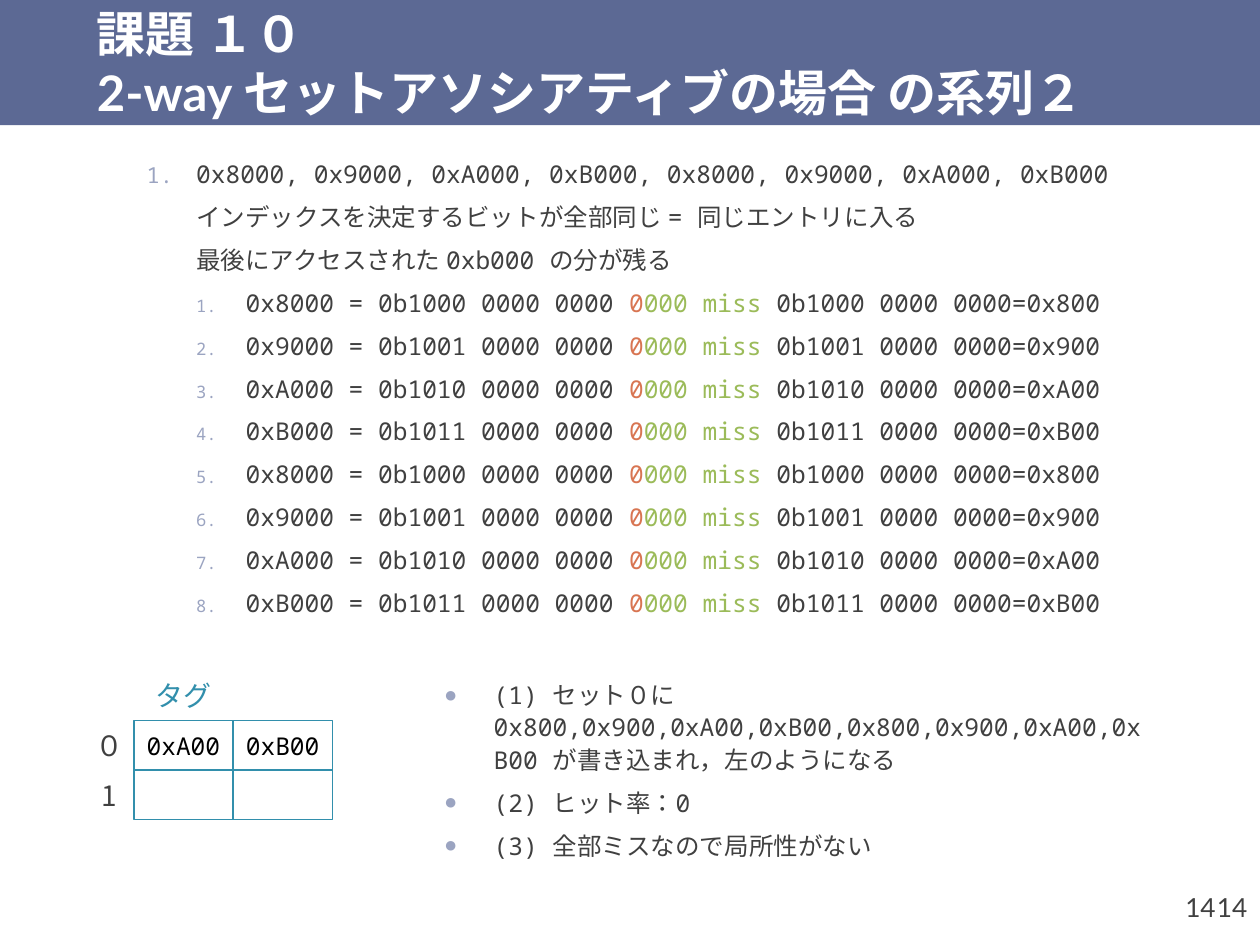
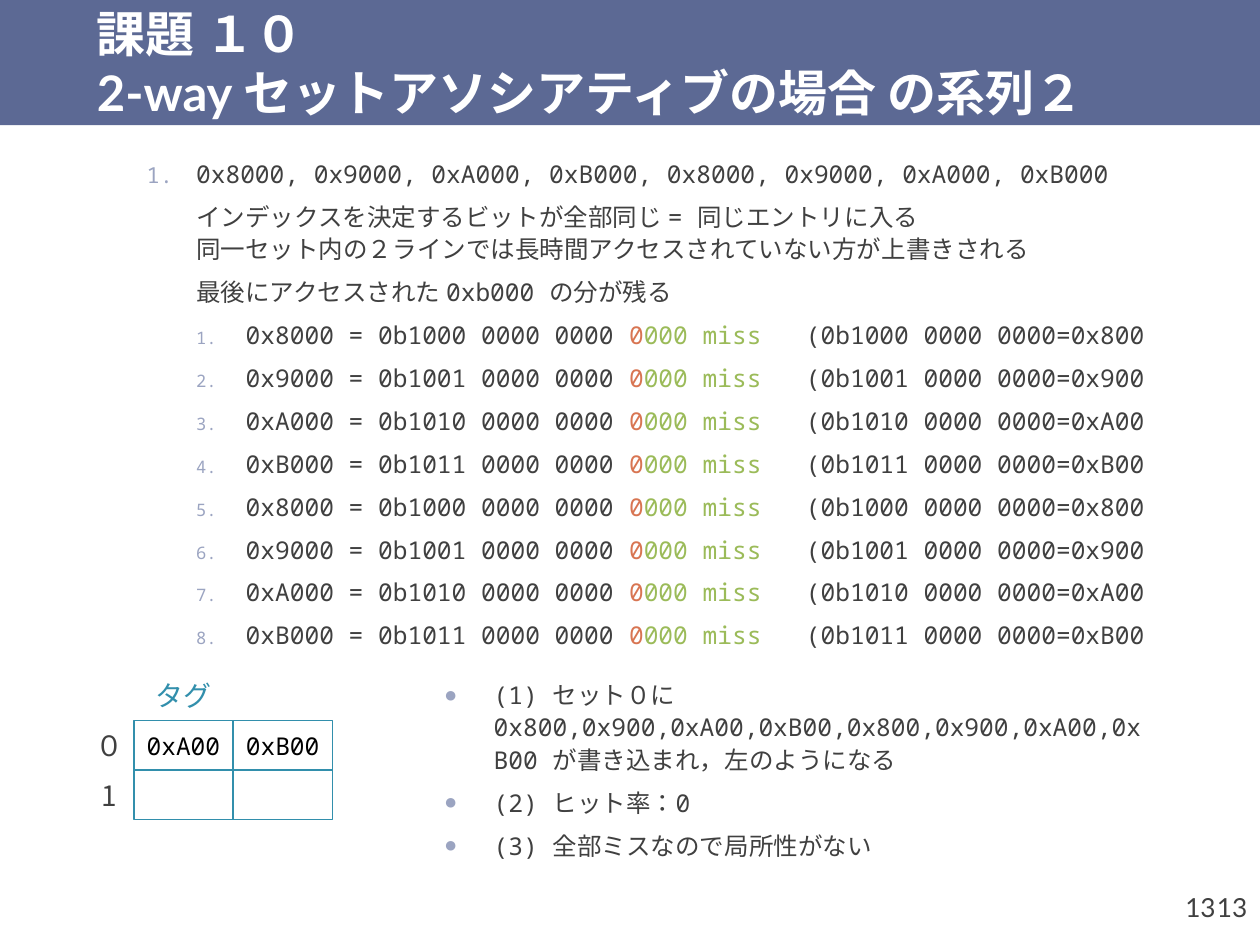
Before and after one commit to shioyadan/otya-computer-architecture-i, a slide deck: slide 13 of cai-shioya-11.pptx (slide 14 before the commit). Drawn at 1260x945 pixels with LibreOffice and Linux fonts; fonts in the diff are those of the drawing. Boxes give left, top, right and bottom in pixels: in the first picture for what was removed or moved away, otherwise in the second. Text is boxed around its words. In the diff, an @@ line names an element or a change of style, - is before the commit and + after.

```diff
--- a/cai-shioya-11.pptx
+++ b/cai-shioya-11.pptx
@@ text at <box>196,205,1029,260</box>: text changed @@
-    インデックスを決定するビットが全部同じ = 同じエントリに入る
+    インデックスを決定するビットが全部同じ = 同じエントリに入る
+    同一セット内の２ラインでは長時間アクセスされていない方が上書きされる
@@ text at <box>246,325,1144,648</box>: text changed @@
-    1. 0x8000 = 0b1000 0000 0000 0000 miss 0b1000 0000 0000=0x800
-    2. 0x9000 = 0b1001 0000 0000 0000 miss 0b1001 0000 0000=0x900
-    3. 0xA000 = 0b1010 0000 0000 0000 miss 0b1010 0000 0000=0xA00
-    4. 0xB000 = 0b1011 0000 0000 0000 miss 0b1011 0000 0000=0xB00
-    5. 0x8000 = 0b1000 0000 0000 0000 miss 0b1000 0000 0000=0x800
-    6. 0x9000 = 0b1001 0000 0000 0000 miss 0b1001 0000 0000=0x900
-    7. 0xA000 = 0b1010 0000 0000 0000 miss 0b1010 0000 0000=0xA00
-    8. 0xB000 = 0b1011 0000 0000 0000 miss 0b1011 0000 0000=0xB00
+    1. 0x8000 = 0b1000 0000 0000 0000 miss (0b1000 0000 0000=0x800
+    2. 0x9000 = 0b1001 0000 0000 0000 miss (0b1001 0000 0000=0x900
+    3. 0xA000 = 0b1010 0000 0000 0000 miss (0b1010 0000 0000=0xA00
+    4. 0xB000 = 0b1011 0000 0000 0000 miss (0b1011 0000 0000=0xB00
+    5. 0x8000 = 0b1000 0000 0000 0000 miss (0b1000 0000 0000=0x800
+    6. 0x9000 = 0b1001 0000 0000 0000 miss (0b1001 0000 0000=0x900
+    7. 0xA000 = 0b1010 0000 0000 0000 miss (0b1010 0000 0000=0xA00
+    8. 0xB000 = 0b1011 0000 0000 0000 miss (0b1011 0000 0000=0xB00
@@ page number at <box>1185,898,1215,917</box>: text changed @@
-14
+13
@@ page number at <box>1217,898,1247,917</box>: text changed @@
-14
+13
```
Also in this commit, not shown: 28 other slides changed, 3 slides added, 15 slides removed, 1 other file.
